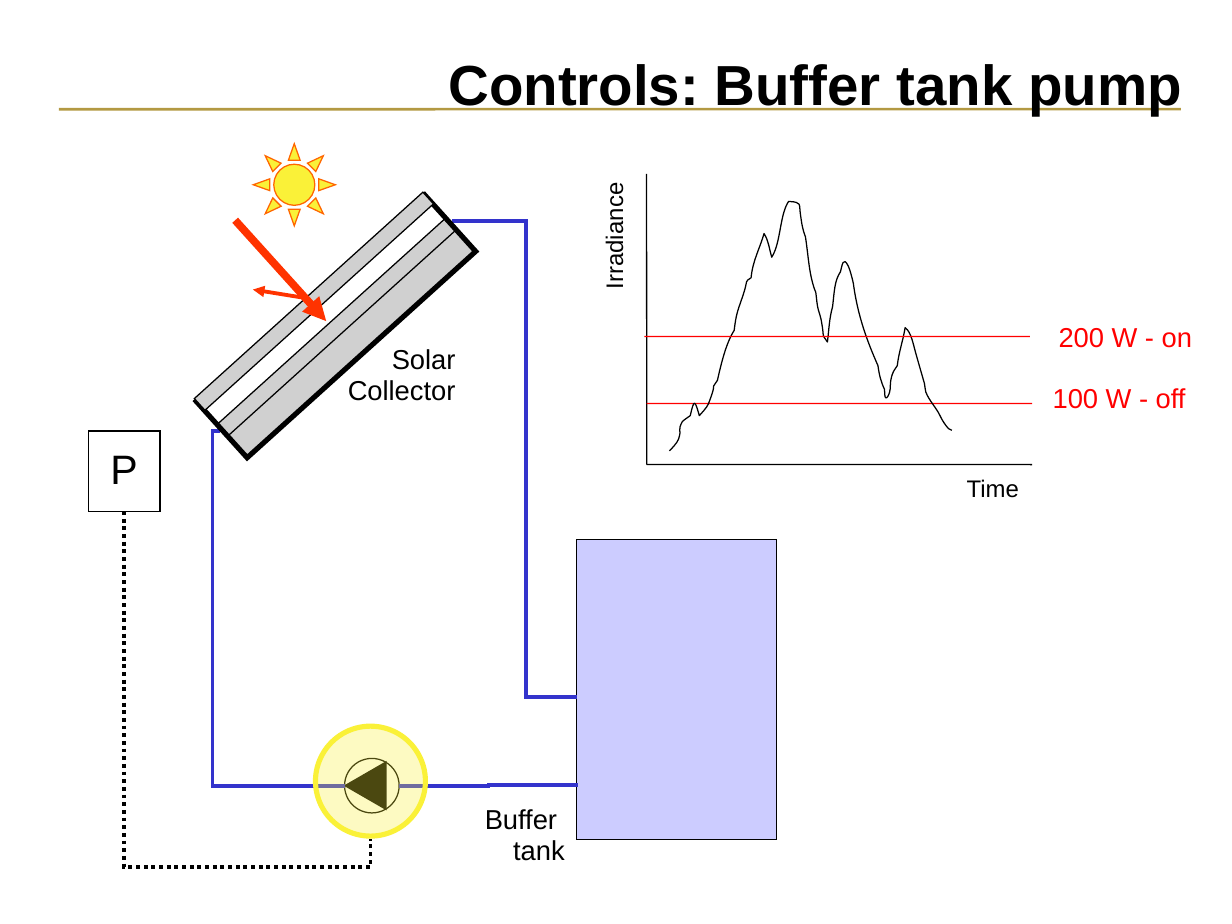
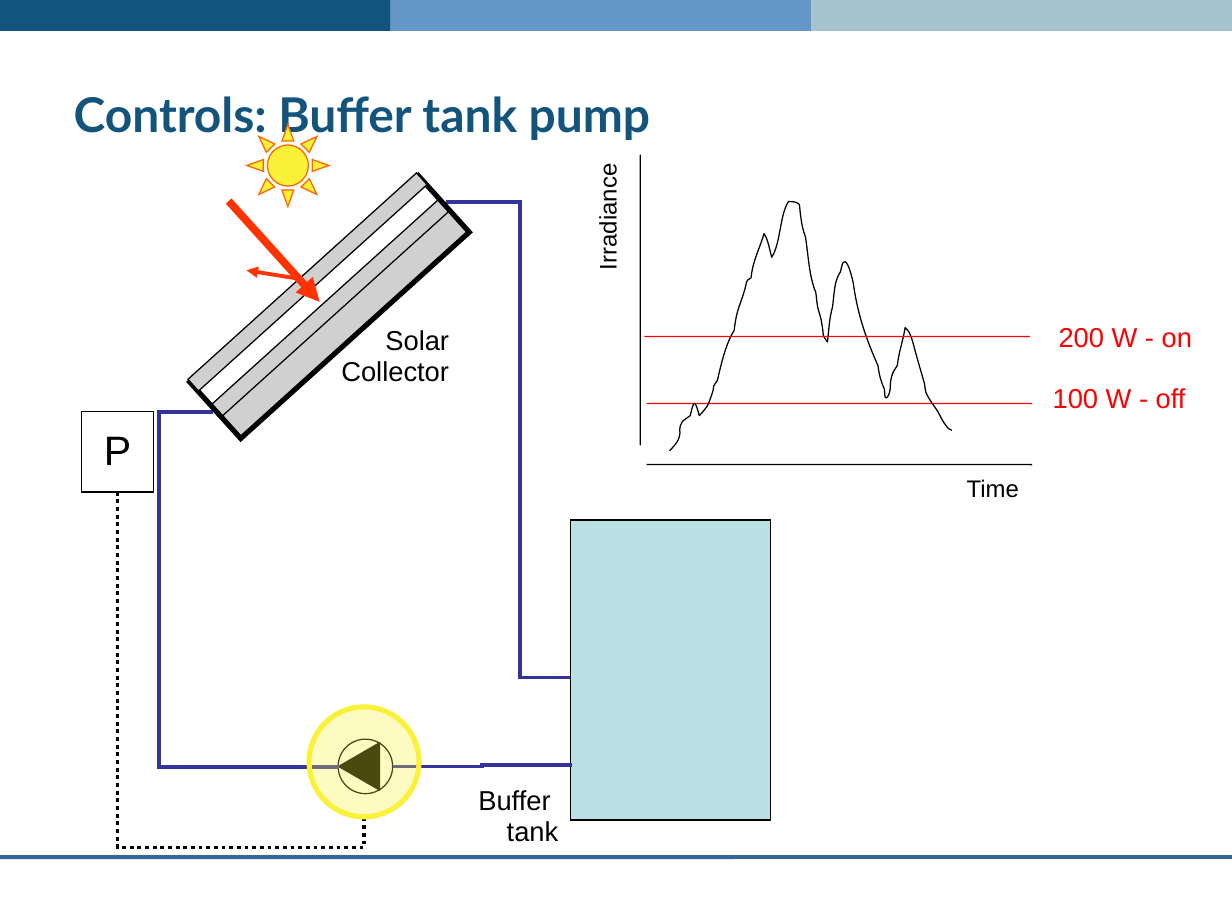
Before and after one commit to ESP-rCommunity/ESPrExtras, a slide deck: slide 14 of training/co-simulator_ESP-r/plant_network/plant_network.pln.ppt. Drawn at 1232x924 pixels with LibreOffice and Linux fonts; fonts in the diff are those of the drawing; grey boxes stand for pictures; background and template pictures are left out. Boxes give left, top, right and bottom in pixels: in the first picture for what was removed or moved away, otherwise in the second. Text is boxed around its words. In the diff, an @@ line names an element or a change of style, - is before the commit and + after.

```diff
--- a/training/co-simulator_ESP-r/plant_network/plant_network.pln.ppt
+++ b/training/co-simulator_ESP-r/plant_network/plant_network.pln.ppt
@@ rectangle added at (x1=0, y1=0, x2=391, y2=31), fill #12547C @@
@@ rectangle added at (x1=339, y1=0, x2=841, y2=31), fill #6496C8 @@
@@ rectangle added at (x1=811, y1=0, x2=1232, y2=31), fill #A5C3CD @@
@@ title "Controls: Buffer tank pump" moved from (x1=448, y1=64, x2=1182, y2=115) to (x1=74, y1=96, x2=650, y2=142) @@
@@ title "Controls: Buffer tank pump" at (x1=74, y1=96, x2=650, y2=142): size 33 to 28 pt, font Arial to Lato, text colour #000000 to #12547C; alignment right to left; line spacing 0.84 to 1 @@
@@ line removed from (1180, 110) to (59, 110) @@
@@ sun moved from (x1=254, y1=144, x2=336, y2=227) to (x1=246, y1=124, x2=329, y2=207) @@
@@ picture resized from (x1=223, y1=225, x2=476, y2=458) to (x1=188, y1=173, x2=427, y2=391) @@
@@ picture moved from (x1=194, y1=193, x2=433, y2=411) to (x1=210, y1=199, x2=449, y2=417) @@
@@ picture resized from (x1=216, y1=219, x2=455, y2=437) to (x1=217, y1=205, x2=469, y2=438) @@
@@ elbow line (446, 202) - (570, 678): stroke #3333CC 2.24 pt to #333399 2.24 pt @@
@@ rectangle "P" moved from (x1=89, y1=431, x2=160, y2=511) to (x1=81, y1=411, x2=153, y2=492) @@
@@ elbow line moved from (345, 786) - (219, 431) to (339, 766) - (213, 411) @@
@@ elbow line (339, 766) - (213, 411): stroke #3333CC 2.24 pt to #333399 2.24 pt @@
@@ 3 texts, 3 elbow lines, 2 ellipses, 2 rectangles, 2 arrows, 1 triangle, 1 line moved together from (x1=124, y1=174, x2=776, y2=867) to (x1=117, y1=155, x2=771, y2=848) @@
@@ rectangle at (x1=570, y1=520, x2=771, y2=821): fill #CCCCFF to #BBE0E3 @@
@@ elbow line (572, 765) - (393, 766): stroke #3333CC 2.24 pt to #333399 2.24 pt @@
@@ line added from (1232, 857) to (0, 857), #336699 2.24 pt @@
```
Also in this commit, not shown: 16 other slides changed, 1 other file.
